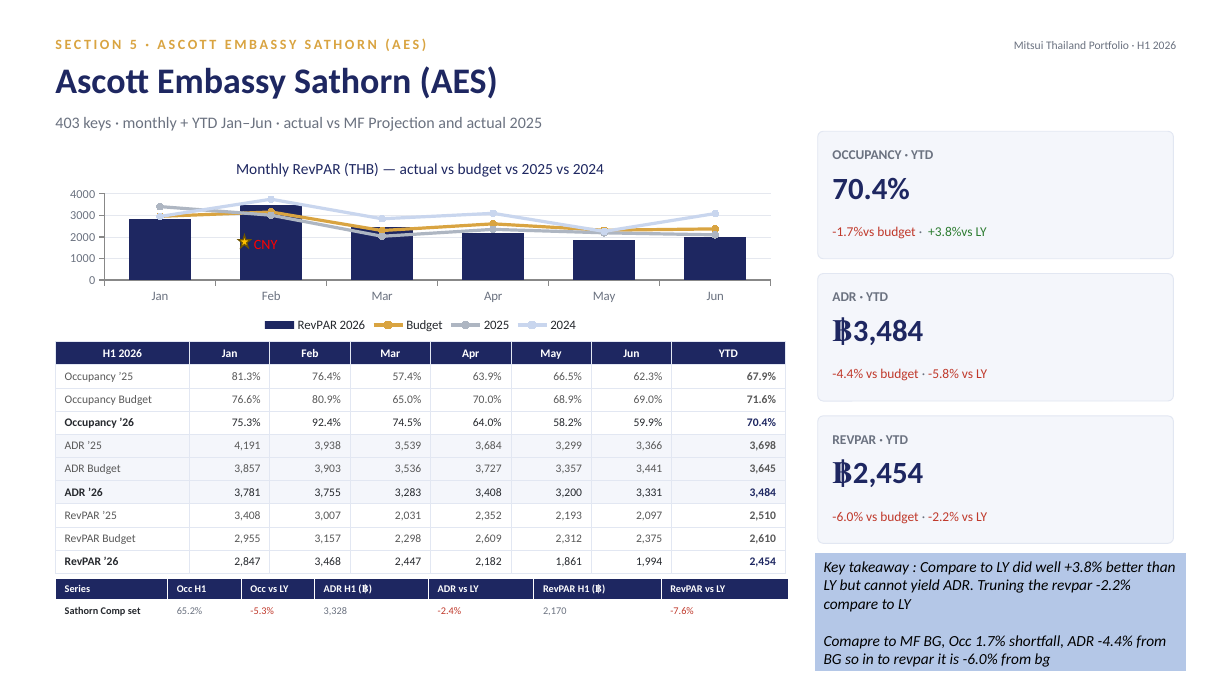
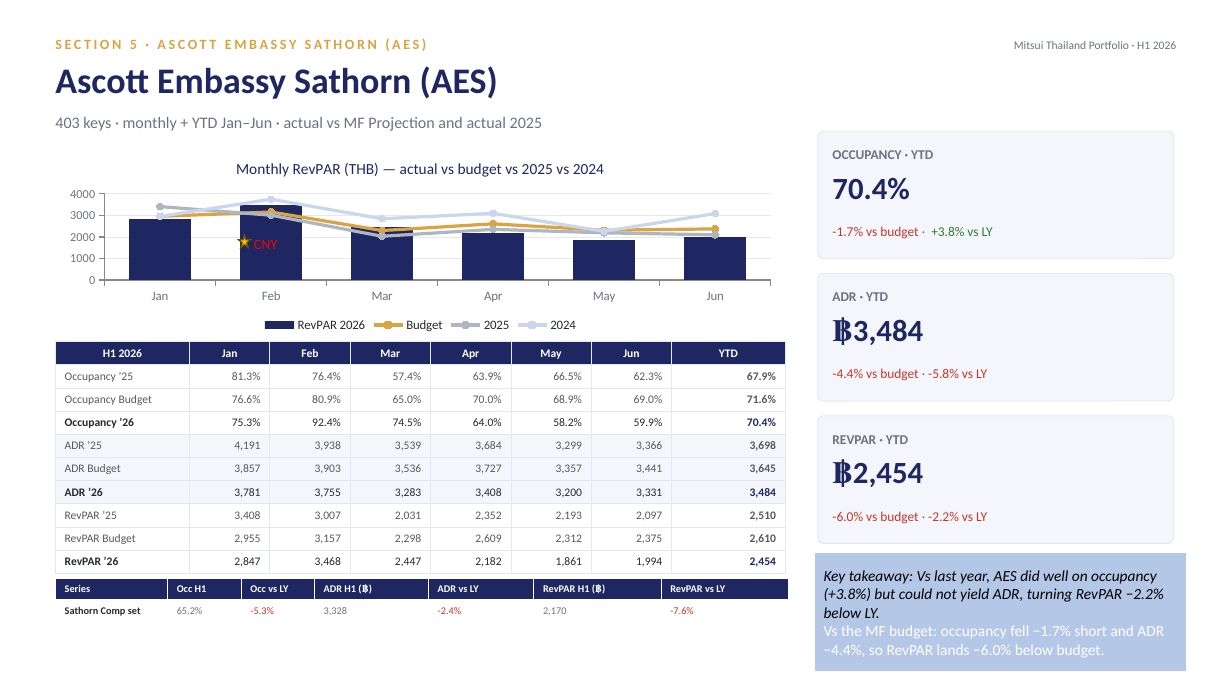
Before and after one commit to Chavin2543/mae-workspace, a slide deck: slide 21 of output/Portfolio_Performance_Report_H1-2026.pptx. Drawn at 1232x693 pixels with LibreOffice and Linux fonts; fonts in the diff are those of the drawing. Boxes give left, top, right and bottom in pixels: in the first picture for what was removed or moved away, otherwise in the second. Text is boxed around its words. In the diff, an @@ line names an element or a change of style, - is before the commit and + after.

```diff
--- a/output/Portfolio_Performance_Report_H1-2026.pptx
+++ b/output/Portfolio_Performance_Report_H1-2026.pptx
@@ text at <box>832,226,993,239</box>: spaces changed @@
--1.7%vs budget · +3.8%vs LY
+-1.7% vs budget · +3.8% vs LY
@@ text in rectangle at <box>824,570,1164,658</box>: text changed @@
-Key takeaway : Compare to LY did well +3.8% better than LY but cannot yield ADR. Truning the revpar -2.2% compare to LY
-Comapre to MF BG, Occ 1.7% shortfall, ADR -4.4% from BG so in to revpar it is -6.0% from bg
+Key takeaway: Vs last year, AES did well on occupancy (+3.8%) but could not yield ADR, turning RevPAR −2.2% below LY.
+Vs the MF budget: occupancy fell −1.7% short and ADR −4.4%, so RevPAR lands −6.0% below budget.
```
Also in this commit, not shown: 14 other slides changed.
